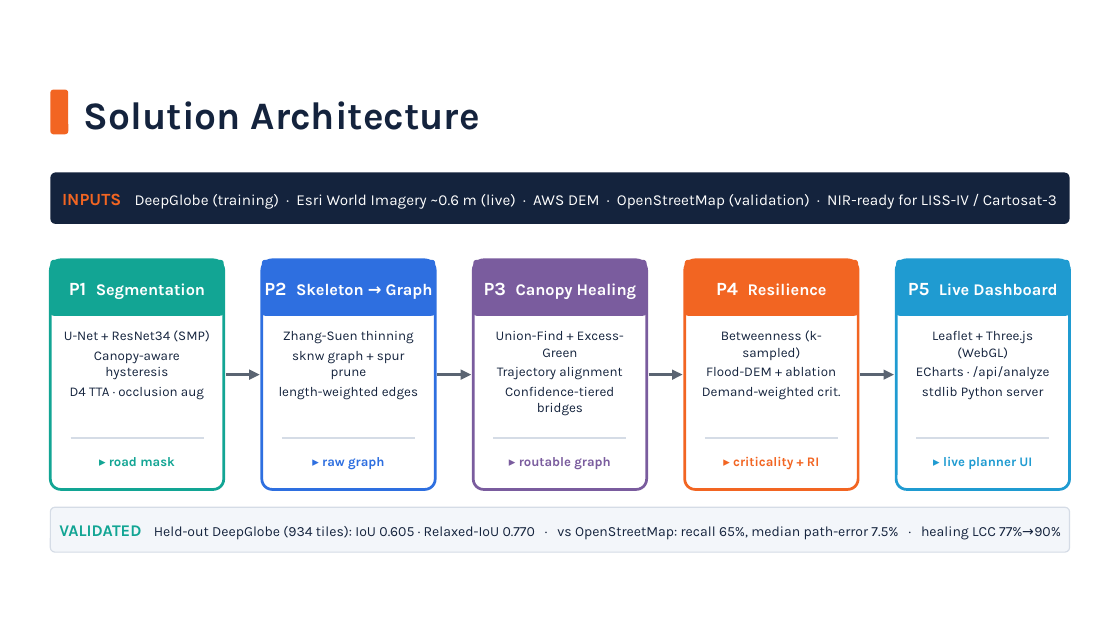
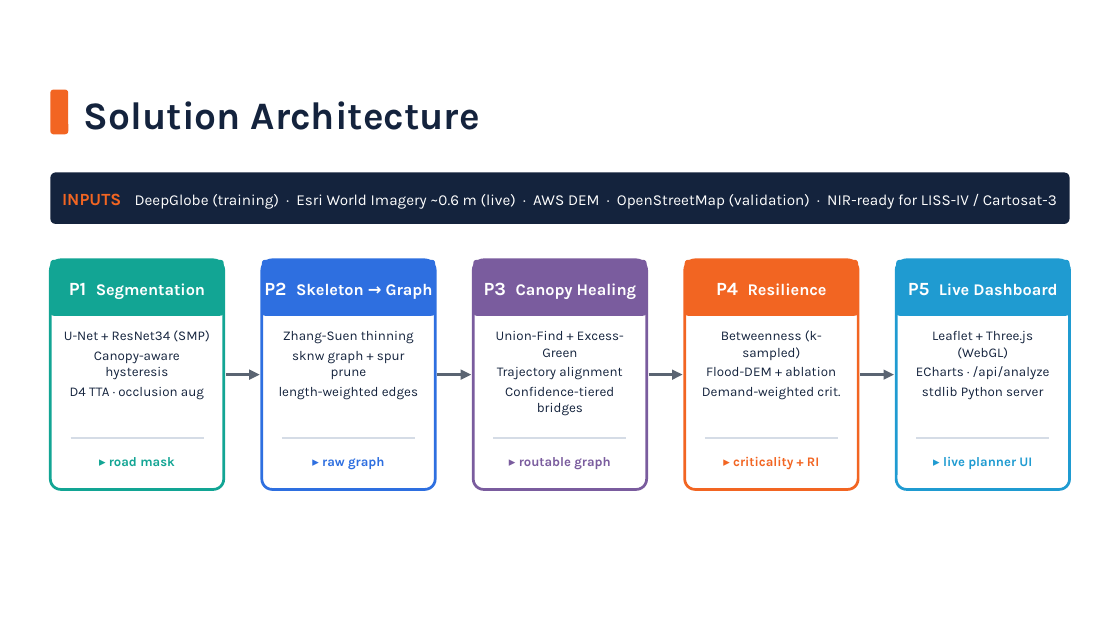
Before and after one commit to Viswas-R-Bhat/route-resilience, a slide deck: slide 7 of Escape_the_Matrix_ISRO_BAH_2026_PS4_Idea_Submission.pptx. Drawn at 1120x630 pixels with LibreOffice and Linux fonts; fonts in the diff are those of the drawing; background and template pictures are left out. Boxes give left, top, right and bottom in pixels: in the first picture for what was removed or moved away, otherwise in the second. Text is boxed around its words. In the diff, an @@ line names an element or a change of style, - is before the commit and + after.

```diff
--- a/Escape_the_Matrix_ISRO_BAH_2026_PS4_Idea_Submission.pptx
+++ b/Escape_the_Matrix_ISRO_BAH_2026_PS4_Idea_Submission.pptx
@@ rounded rectangle removed at box(50, 507, 1070, 552) @@
-VALIDATED Held-out DeepGlobe (934 tiles): IoU 0.605 · Relaxed-IoU 0.770 · vs OpenStreetMap: recall 65%, median path-error 7.5% · healing LCC 77%→90%
```
Also in this commit, not shown: 5 other slides changed, 20 other files.
